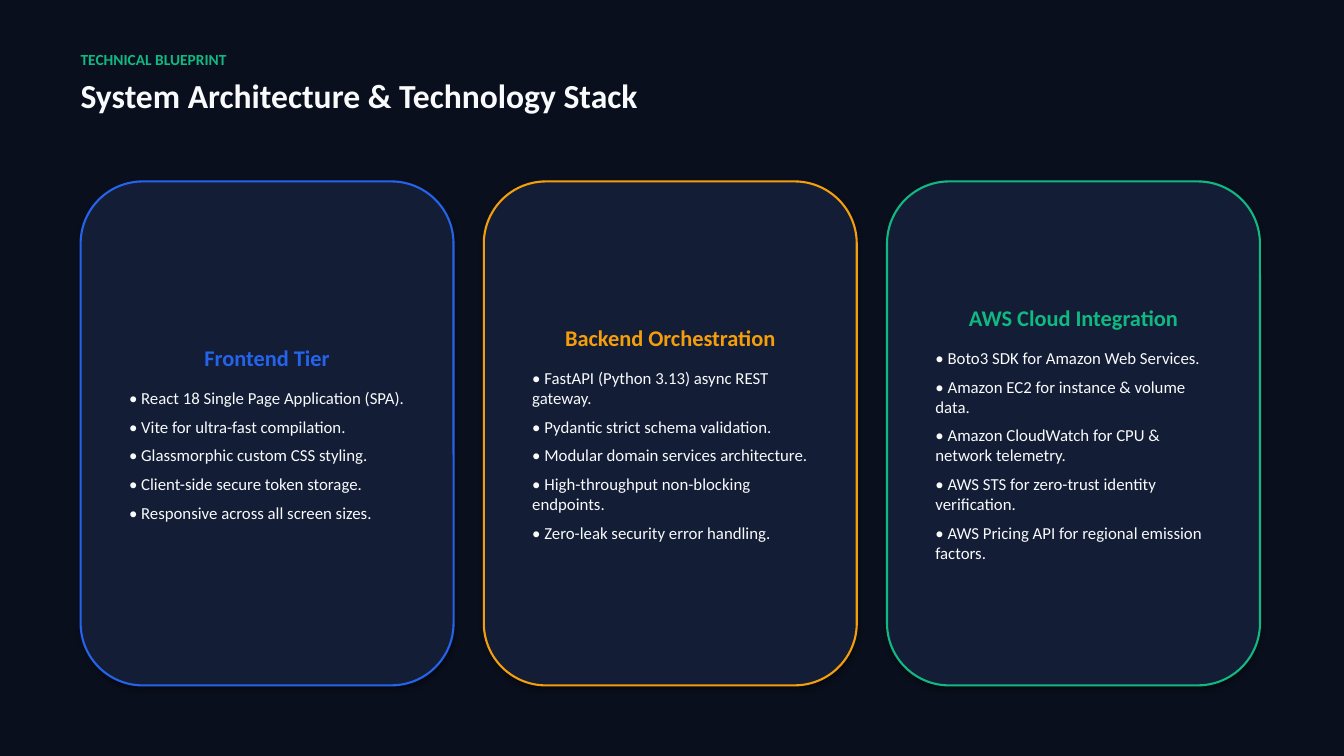
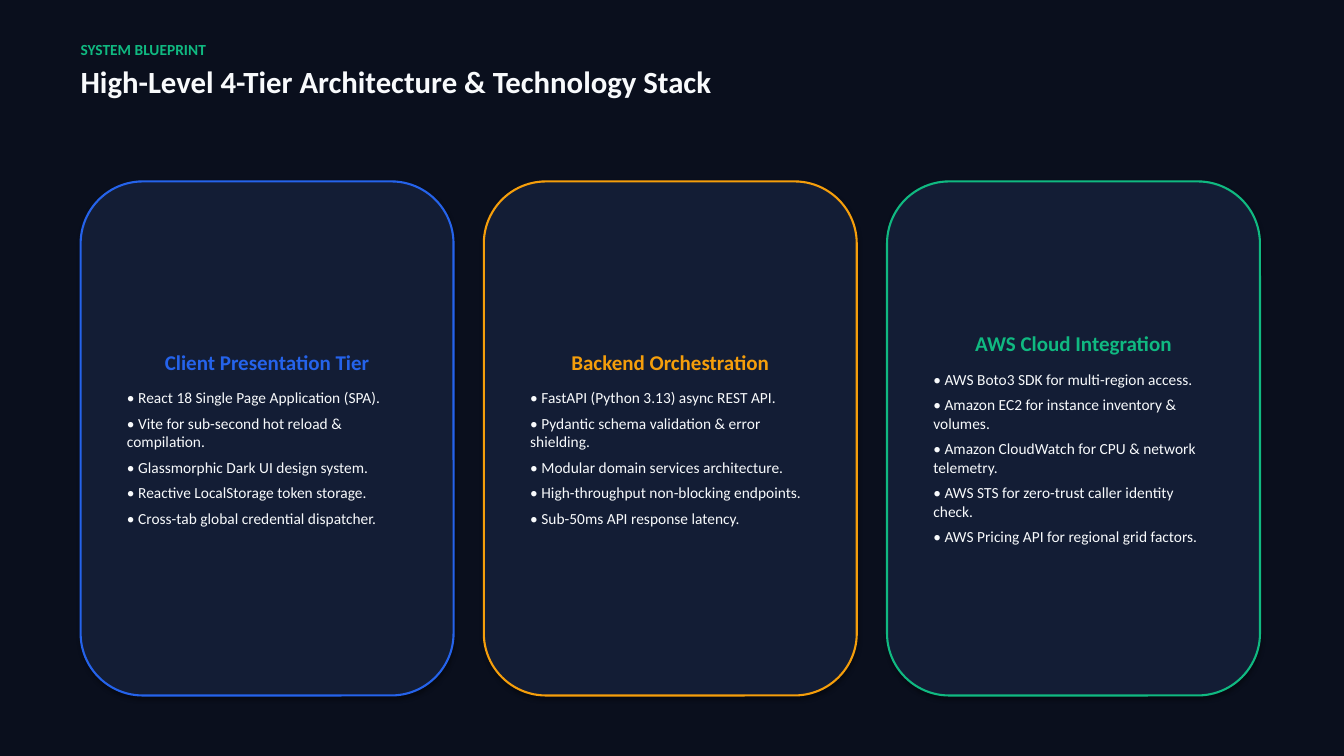
Before and after one commit to SMOS555/Cloudmind, a slide deck: slide 4 of CloudMind_AI_Project_Presentation.pptx (slide 5 before the commit). Drawn at 1344x756 pixels with LibreOffice and Linux fonts; fonts in the diff are those of the drawing. Boxes give left, top, right and bottom in pixels: in the first picture for what was removed or moved away, otherwise in the second. Text is boxed around its words. In the diff, an @@ line names an element or a change of style, - is before the commit and + after.

Commit message:
docs: update full work presentation with all 7 screenshots and candidate contributions

```diff
--- a/CloudMind_AI_Project_Presentation.pptx
+++ b/CloudMind_AI_Project_Presentation.pptx
@@ text at box(81, 45, 711, 99): text changed; size 24 to 22 pt @@
-TECHNICAL BLUEPRINT
-System Architecture & Technology Stack
+SYSTEM BLUEPRINT
+High-Level 4-Tier Architecture & Technology Stack
@@ rounded rectangle "Client Presentation Tier": place and size @@
-rounded rectangle "Client Presentation Tier" at box(81, 181, 454, 686)
+rounded rectangle "Client Presentation Tier" at box(81, 181, 454, 696)
@@ rounded rectangle "Backend Orchestration": place and size @@
-rounded rectangle "Backend Orchestration" at box(484, 181, 857, 686)
+rounded rectangle "Backend Orchestration" at box(484, 181, 857, 696)
@@ rounded rectangle "AWS Cloud Integration": place and size @@
-rounded rectangle "AWS Cloud Integration" at box(887, 181, 1260, 686)
+rounded rectangle "AWS Cloud Integration" at box(887, 181, 1260, 696)
@@ text in rounded rectangle at box(165, 355, 370, 370): text changed; size 16 to 15 pt @@
-Frontend Tier
+Client Presentation Tier
@@ text in rounded rectangle at box(541, 355, 801, 501): size 16 to 15 pt in "Backend Orchestration"; size 12 to 11 pt in "• Modular domain services architecture.", "• High-throughput non-blocking endpoints."; less space between paragraphs @@
@@ text in rounded rectangle at box(933, 336, 1195, 476): size 16 to 15 pt in "AWS Cloud Integration"; size 12 to 11 pt in "• Amazon CloudWatch for CPU & network ..."; less space between paragraphs @@
@@ text in rounded rectangle at box(933, 374, 1192, 429): text changed; size 12 to 11 pt @@
-• Boto3 SDK for Amazon Web Services.
-• Amazon EC2 for instance & volume data.
+• AWS Boto3 SDK for multi-region access.
+• Amazon EC2 for instance inventory & volumes.
@@ text in rounded rectangle at box(127, 418, 376, 527): text changed; size 12 to 11 pt @@
-• Vite for ultra-fast compilation.
-• Glassmorphic custom CSS styling.
-• Client-side secure token storage.
-• Responsive across all screen sizes.
+• Vite for sub-second hot reload & compilation.
+• Glassmorphic Dark UI design system.
+• Reactive LocalStorage token storage.
+• Cross-tab global credential dispatcher.
@@ text in rounded rectangle at box(138, 392, 380, 406): size 12 to 11 pt in "• React 18 Single Page Application (SPA)."; less space between paragraphs @@
@@ text in rounded rectangle at box(530, 392, 776, 450): text changed; size 12 to 11 pt @@
-• FastAPI (Python 3.13) async REST gateway.
-• Pydantic strict schema validation.
+• FastAPI (Python 3.13) async REST API.
+• Pydantic schema validation & error shielding.
@@ text in rounded rectangle at box(933, 487, 1198, 545): text changed; size 12 to 11 pt @@
-• AWS STS for zero-trust identity verification.
-• AWS Pricing API for regional emission factors.
+• AWS STS for zero-trust caller identity check.
+• AWS Pricing API for regional grid factors.
@@ text in rounded rectangle at box(541, 513, 740, 527): text changed; size 12 to 11 pt @@
-• Zero-leak security error handling.
+• Sub-50ms API response latency.
```
Also in this commit, not shown: 7 other slides changed, 9 slides added, 6 slides removed, 10 other files.
